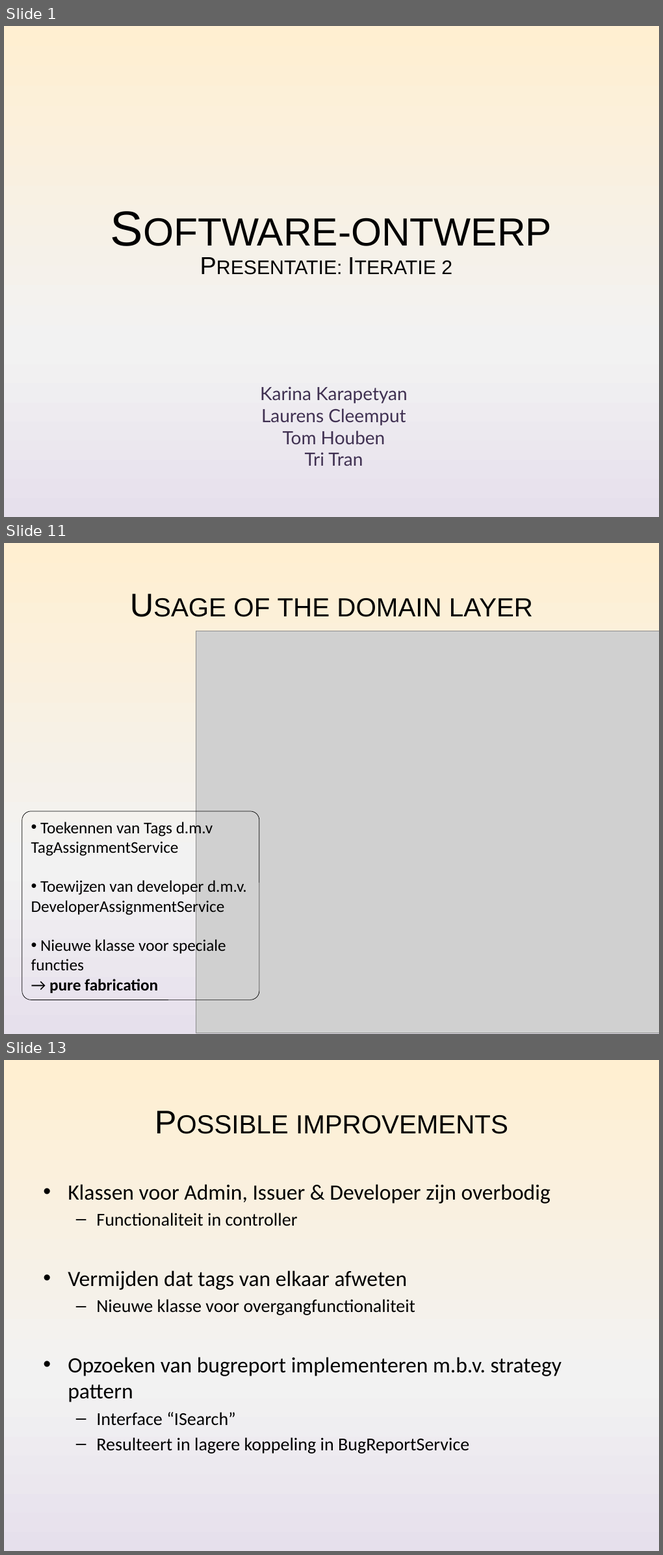
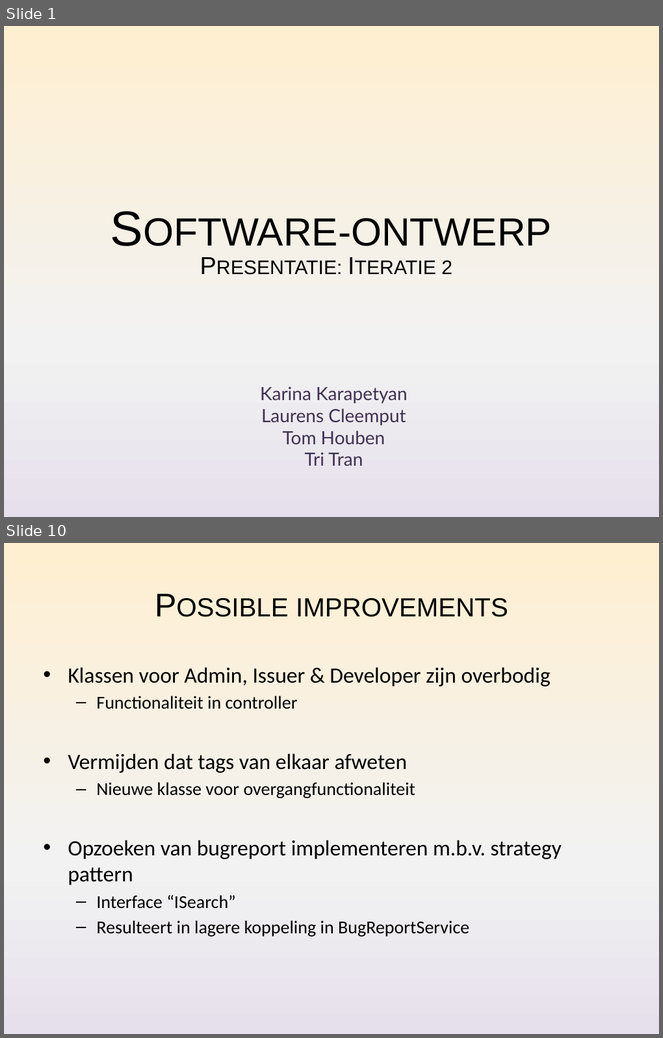
Before and after one commit to Nickelium/Software-Development, a slide deck: Presentaties/Iteratie 2/SWOP Presentatie 2 Inhoud.pptx. Shown one above the other, each under a label of ours: slides 1, 11 and 13 before the commit, slides 1 and 10 after it; the slides between them are not shown. The pictures are 663x1555 and 663x1038 pixels, drawn with LibreOffice and Linux fonts; fonts in the diff are those of the drawing; grey boxes stand for pictures. Boxes give left, top, right and bottom in pixels: in the first picture for what was removed or moved away, otherwise in the second. Text is boxed around its words. In the diff, an @@ line names an element or a change of style, - is before the commit and + after.

```diff
--- a/Presentaties/Iteratie 2/SWOP Presentatie 2 Inhoud.pptx
+++ b/Presentaties/Iteratie 2/SWOP Presentatie 2 Inhoud.pptx
@@ slide 11 removed at box(4, 543, 659, 1034), background gradient #FFEFD1 to #F2F2F2 to #E6E0EC @@
@@ title removed at box(233, 598, 533, 617) @@
-Usage of the domain layer
@@ picture removed at box(196, 631, 659, 1033) @@
@@ rounded rectangle removed at box(22, 811, 259, 1001) @@
-• Toekennen van Tags d.m.v
-  TagAssignmentService
-• Toewijzen van developer d.m.v.
-  DeveloperAssignmentService
-• Nieuwe klasse voor speciale functies
-  → pure fabrication
@@ what was slide 13 is now slide 10 @@
```
Also in this commit, not shown: 6 slides changed, 6 slides added, 8 other slides removed.
